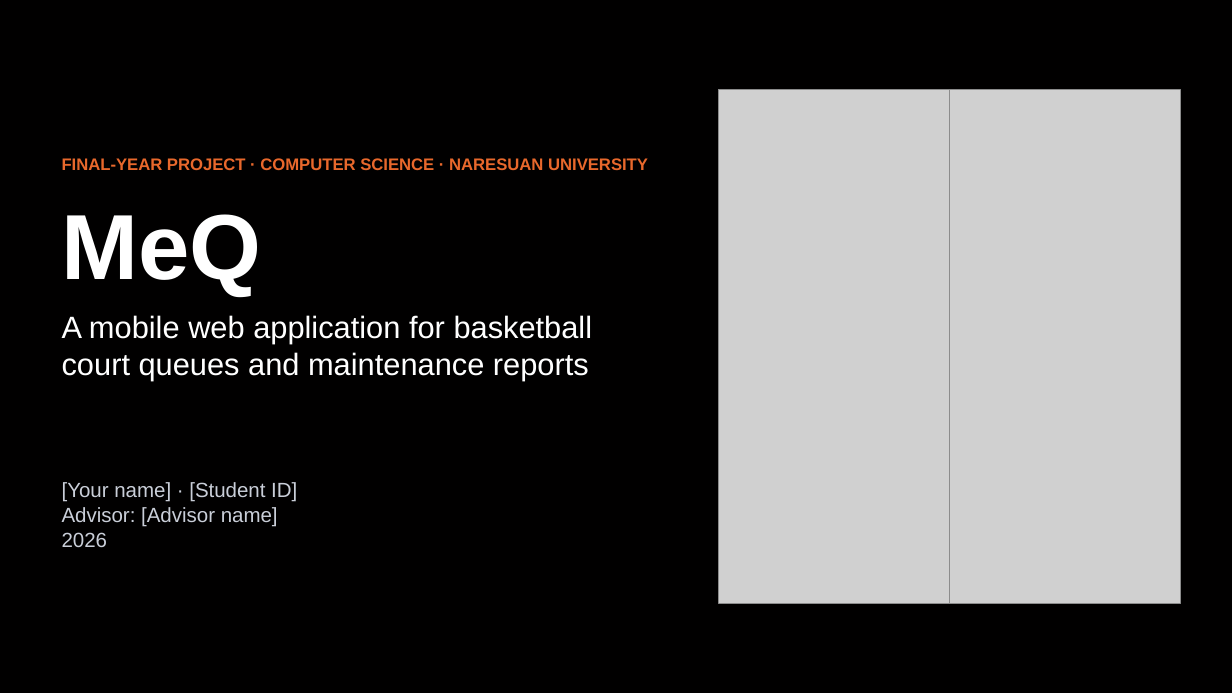
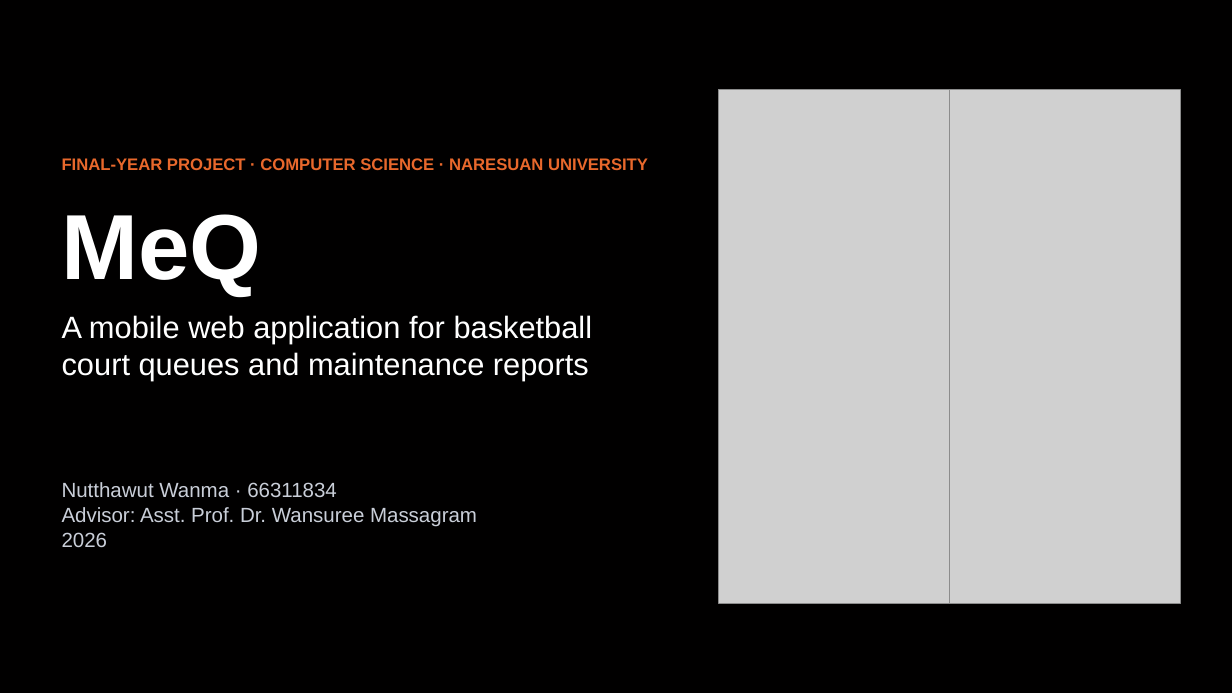
Before and after one commit to Nokpednam/MeQ-web-app, a slide deck: slide 1 of docs/report/slides/MeQ_Presentation.pptx. Drawn at 1232x693 pixels with LibreOffice and Linux fonts; fonts in the diff are those of the drawing; grey boxes stand for pictures. Boxes give left, top, right and bottom in pixels: in the first picture for what was removed or moved away, otherwise in the second. Text is boxed around its words. In the diff, an @@ line names an element or a change of style, - is before the commit and + after.

```diff
--- a/docs/report/slides/MeQ_Presentation.pptx
+++ b/docs/report/slides/MeQ_Presentation.pptx
@@ text at [62,482,477,527]: text changed @@
-[Your name] · [Student ID]
-Advisor: [Advisor name]
+Nutthawut Wanma · 66311834
+Advisor: Asst. Prof. Dr. Wansuree Massagram
```
Also in this commit, not shown: 1 other file.
